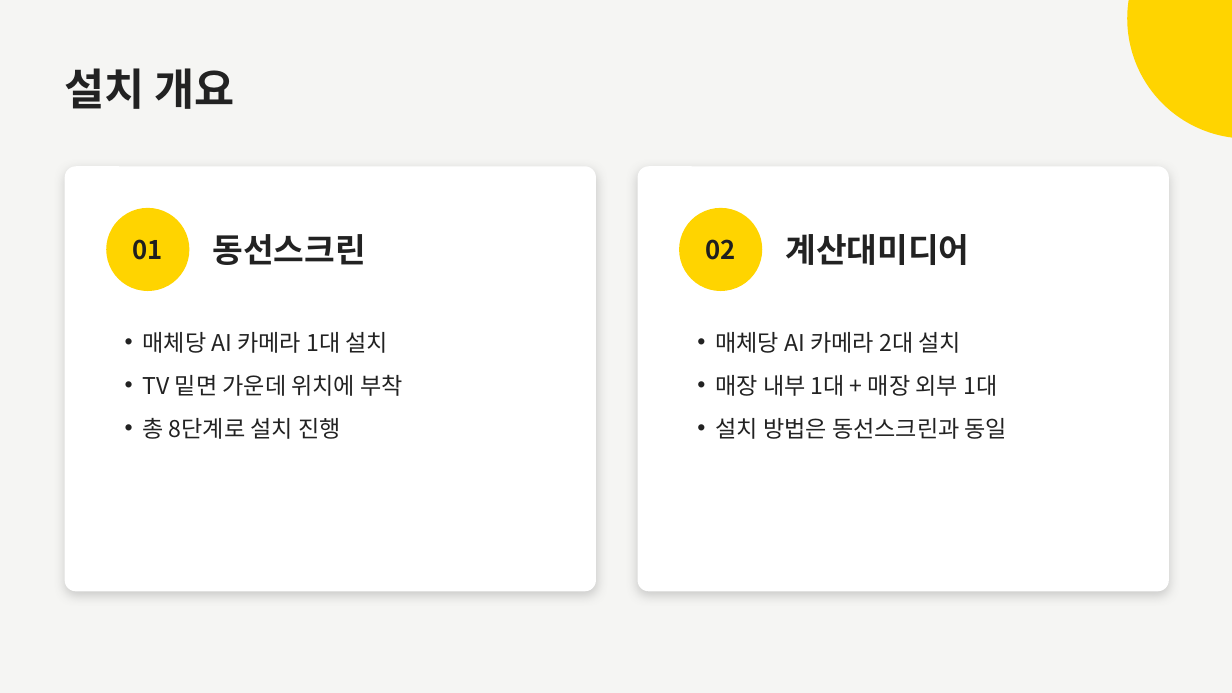
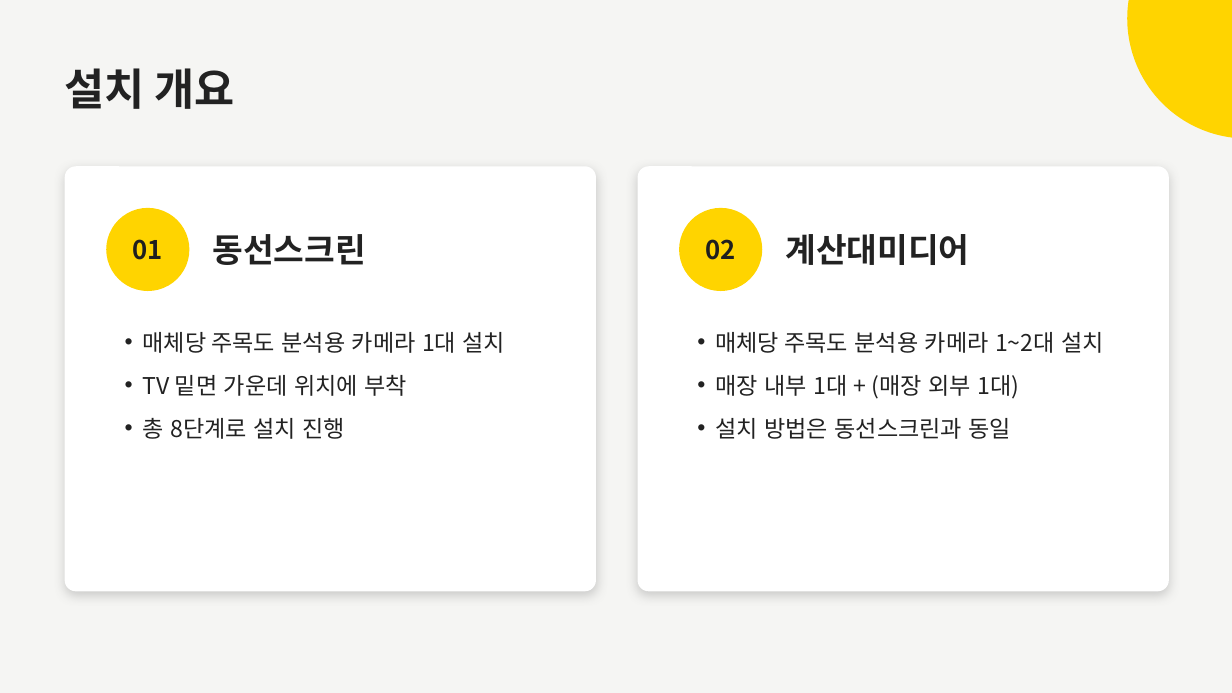
Before and after one commit to alsdn2947/ars, a slide deck: slide 2 of 이마트_AI카메라_설치매뉴얼.pptx. Drawn at 1232x693 pixels with LibreOffice and Linux fonts; fonts in the diff are those of the drawing. Boxes give left, top, right and bottom in pixels: in the first picture for what was removed or moved away, otherwise in the second. Text is boxed around its words. In the diff, an @@ line names an element or a change of style, - is before the commit and + after.

```diff
--- a/이마트_AI카메라_설치매뉴얼.pptx
+++ b/이마트_AI카메라_설치매뉴얼.pptx
@@ text at (143,332,506,353): text changed @@
-• 매체당 AI 카메라 1대 설치
+• 매체당 주목도 분석용 카메라 1대 설치
@@ text at (715,332,1104,399): text changed @@
-• 매체당 AI 카메라 2대 설치
-• 매장 내부 1대 + 매장 외부 1대
+• 매체당 주목도 분석용 카메라 1~2대 설치
+• 매장 내부 1대 + (매장 외부 1대)
```
Also in this commit, not shown: 23 other slides changed, 1 slide added, 1 slide removed.
